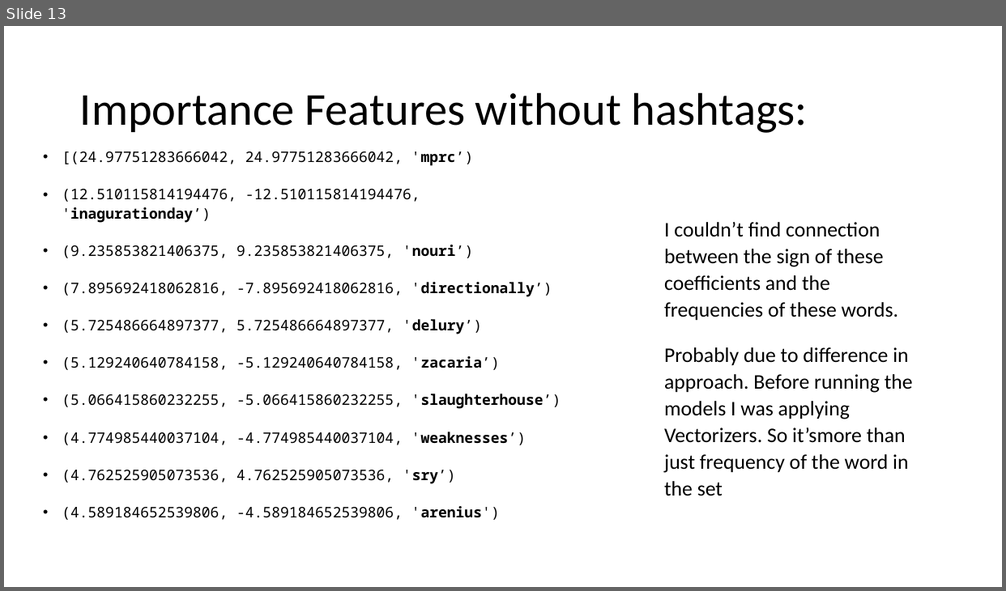
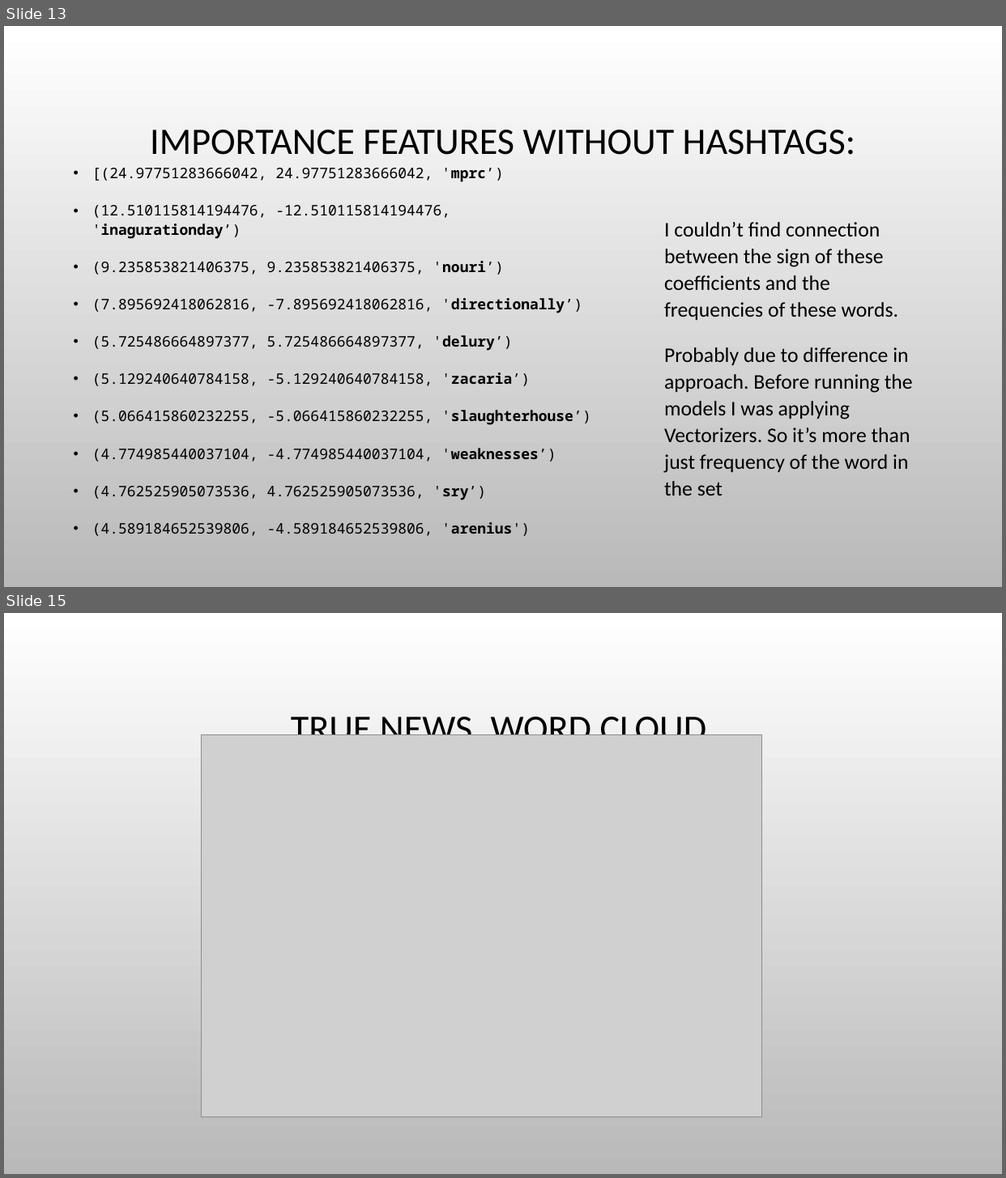
Before and after one commit to tanyaz80/final_bootcamp_project, a slide deck: Presentation/fake_news_detector_dec_2022.pptx. Shown one above the other, each under a label of ours: slide 13 before the commit, slides 13 and 15 after it; the slides between them are not shown. The pictures are 1006x591 and 1006x1178 pixels, drawn with LibreOffice and Linux fonts; fonts in the diff are those of the drawing; grey boxes stand for pictures; background and template pictures are left out. Boxes give left, top, right and bottom in pixels: in the first picture for what was removed or moved away, otherwise in the second. Text is boxed around its words. In the diff, an @@ line names an element or a change of style, - is before the commit and + after.

```diff
--- a/Presentation/fake_news_detector_dec_2022.pptx
+++ b/Presentation/fake_news_detector_dec_2022.pptx
@@ slide 15 added at box(4, 613, 1002, 1174), background picture (left out) @@
@@ title added at box(291, 717, 715, 735), 36 pt, text #000000 @@
+TRUE NEWS. WORD CLOUD.
@@ picture added at box(201, 735, 761, 1117) @@
@@ slide 13 changed as well @@
@@ background #FFFFFF to picture (left out) @@
@@ title at box(150, 130, 855, 155): text changed; size 44 to 36 pt @@
-Importance Features without hashtags:
+IMPORTANCE FEATURES WITHOUT HASHTAGS:
@@ text "[(24.97751283666042, 24.97751283666042, 'mprc’)": place and size @@
-text "[(24.97751283666042, 24.97751283666042, 'mprc’)" at box(62, 152, 561, 520)
+text "[(24.97751283666042, 24.97751283666042, 'mprc’)" at box(92, 168, 591, 536)
@@ text at box(664, 348, 913, 496): spaces changed @@
-Probably due to difference in approach. Before running the models I was applying Vectorizers. So it’smore than just frequency of the word in the set
+Probably due to difference in approach. Before running the models I was applying Vectorizers. So it’s more than just frequency of the word in the set
```
Also in this commit, not shown: 12 other slides changed, 6 other slides added, 1 slide removed, 4 other files.
